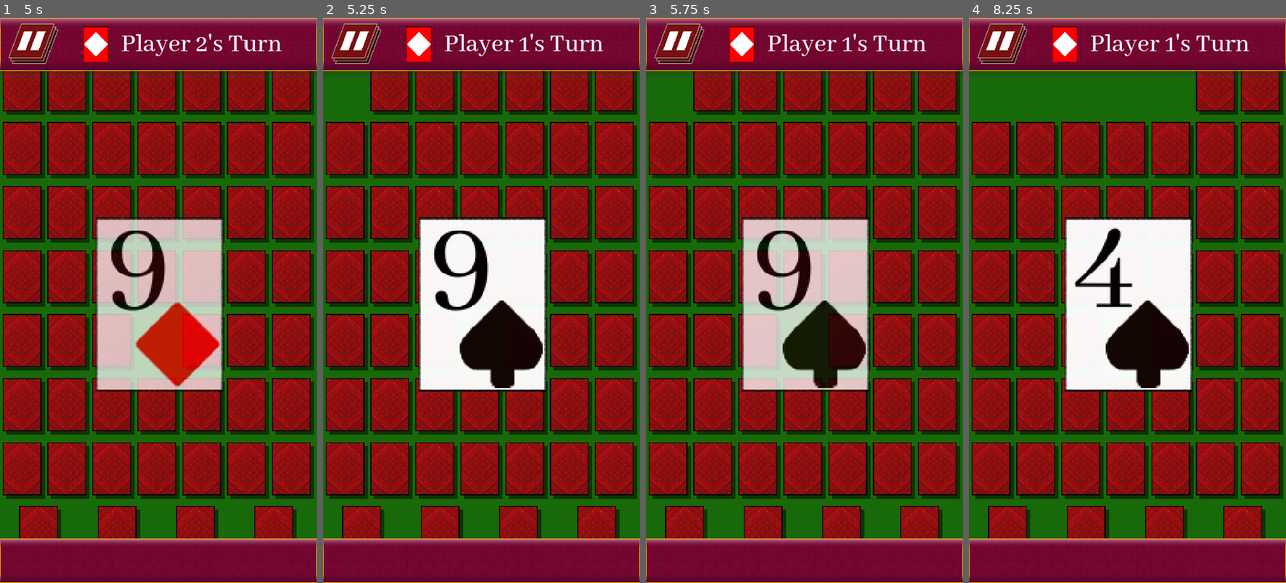
Above: before the commit, frames 1-4 (left to right).
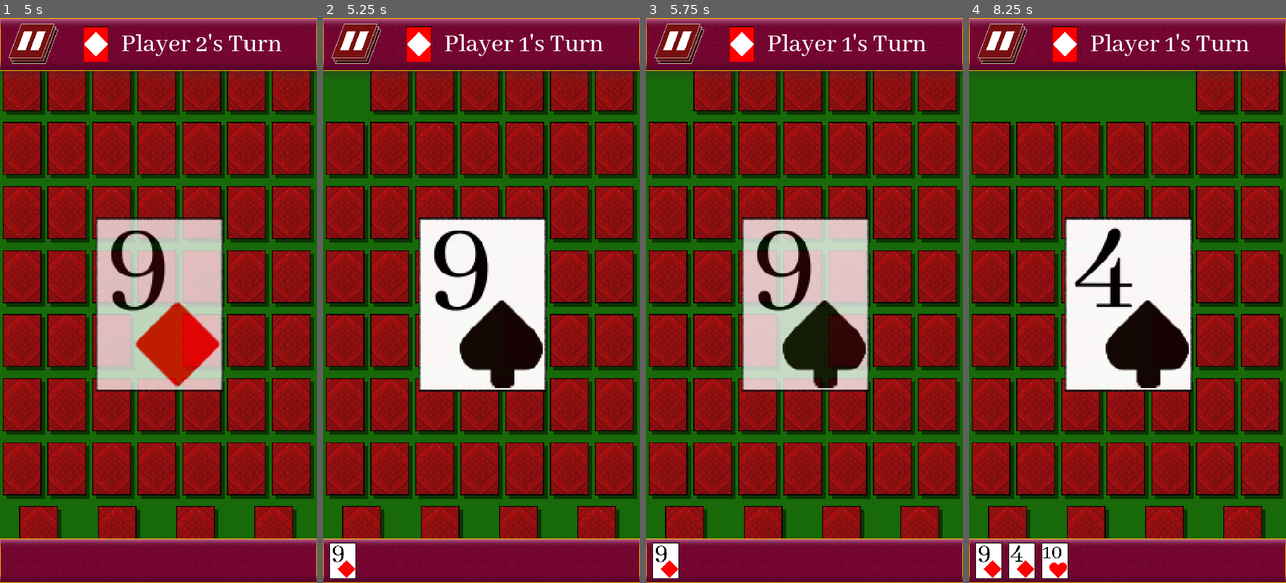
Above: after the commit, the same moments.

Repository: Yavuz7/LuckyDeck
Game: Godot game, scene res://Scripts/main_menu.tscn
Two runs of this game, one before a commit and one after it. Both use one fixed random seed, a clock stepped at 60 frames per second and the inputs below.
Inputs (mouse positions are in pixels of both pictures, inside the frame that each line leads up to):
- Up to frame 1 (5 s): click (158, 136) at 0.5 s; click "Play" at 1.25 s; click "Play" at 2 s; click "Continue" at 2.75 s; click "Start Game" at 3.5 s; click "Rules" at 4.25 s
- Up to frame 2 (5.25 s): click (348, 85) at 5.02 s
- Up to frame 3 (5.75 s): no input
- Up to frame 4 (8.25 s): click (1038, 85) at 5.77 s; click (1083, 85) at 6.52 s; click (1127, 85) at 7.27 s; click (1171, 85) at 8.02 s

Frame 1 is identical in both runs. In frame 2, 0.5% of the frame differs, in the area x 2-11%, y 92-100%; in frame 3, 0.5%; in frame 4, 1.6%, in the area x 2-32%, y 92-100%.

Commit message:
Made card carousel git add .git add .git add .

Diff:
--- a/Menus/Game.tscn
+++ b/Menus/Game.tscn
@@ -192,6 +192,7 @@
 
 [node name="currentPlayerCards" type="HBoxContainer" parent="ButtonSceneFooter/BottomGui/ScrollContainer"]
 layout_mode = 2
+theme_override_constants/separation = 15
 
 [node name="SettingsMenu" type="Control" parent="."]
 visible = false
--- a/Scripts/Game.gd
+++ b/Scripts/Game.gd
@@ -15,3 +15,4 @@
 	GameManager.card_animator = $drawnCard/cardAnimator
 	GameManager.playerDisplay = $gameHeader/TopGui/HSplitContainer/HBoxContainer/CurrentPlayerName
 	GameManager.turnPlayerFavoriteCard = $gameHeader/TopGui/HSplitContainer/HBoxContainer/turnPlayerFavoriteCard
+	GameManager.footerDisplay = $ButtonSceneFooter/BottomGui/ScrollContainer/currentPlayerCards
--- a/Scripts/GameManager.gd
+++ b/Scripts/GameManager.gd
@@ -29,6 +29,7 @@
 var playerFavoriteCards = {}
 
 var outPlayers = Array()
+
 
 # Called when the node enters the scene tree for the first time.
 func _ready():
@@ -102,6 +103,22 @@
 
 	playerDisplay.text = "Player "+ str(currentPlayer +1) +"'s Turn"
 	turnPlayerFavoriteCard.set_texture(gamePlayers[currentPlayer].favoriteCard)
+	displayCurrentPlayerCards()
+
+func displayCurrentPlayerCards():
+	var cardsToDisplay = gamePlayers[currentPlayer].cardTextures;
+	if(footerDisplay.get_children().size() < cardsToDisplay.size()):
+		while (footerDisplay.get_children().size() < cardsToDisplay.size()):
+			var newCardPreview = TextureRect.new()
+			newCardPreview.set_stretch_mode(5)
+			newCardPreview.set_expand_mode(1)
+			newCardPreview.set_custom_minimum_size(Vector2(60,90))
+			footerDisplay.add_child(newCardPreview)
+	var i = 0
+	for cardPreview in footerDisplay.get_children():
+		cardPreview.set_texture(cardsToDisplay[i])
+		i+= 1
+	pass
 
 func checkDefeat(i):
 #	return
--- a/Scripts/main_menu.tscn
+++ b/Scripts/main_menu.tscn
@@ -1,10 +1,13 @@
-[gd_scene load_steps=6 format=3 uid="uid://c6xmhbbm5cx4n"]
+[gd_scene load_steps=9 format=3 uid="uid://c6xmhbbm5cx4n"]
 
 [ext_resource type="PackedScene" uid="uid://cvgijvugy7wxe" path="res://assets/button_scene.tscn" id="1_xqq6a"]
 [ext_resource type="Theme" uid="uid://brkyelj36ne10" path="res://Scripts/maintheme.tres" id="1_ydy77"]
 [ext_resource type="Script" path="res://Scripts/main_menu.gd" id="2_xbi84"]
 [ext_resource type="Texture2D" uid="uid://bd3eeolp5h22g" path="res://assets/Images/rectangleborderyellow.svg" id="3_23lh6"]
 [ext_resource type="Texture2D" uid="uid://bgmppv2cfhcf6" path="res://assets/Images/luckydecklogo.png" id="3_m1nn1"]
+[ext_resource type="Texture2D" uid="uid://bfv4r7hwpte2q" path="res://assets/Images/buttonpattern2.png" id="4_wwdqv"]
+[ext_resource type="Texture2D" uid="uid://dsyec6g04gdst" path="res://assets/Images/Buttons/buttonhighlights.svg" id="5_wgmo3"]
+[ext_resource type="Texture2D" uid="uid://dtbej557ikw1a" path="res://assets/Images/boxshadow.svg" id="6_hje4y"]
 
 [node name="MainMenu" type="Control"]
 layout_mode = 3
@@ -46,9 +49,47 @@
 theme_override_constants/separation = 100
 alignment = 1
 
-[node name="ButtonLogo" parent="mainMenuButtons" instance=ExtResource("1_xqq6a")]
+[node name="ButtonLogo" type="Button" parent="mainMenuButtons"]
 custom_minimum_size = Vector2(0, 220)
 layout_mode = 2
+theme = ExtResource("1_ydy77")
+icon_alignment = 1
+expand_icon = true
+
+[node name="Texturedtexture" type="TextureRect" parent="mainMenuButtons/ButtonLogo"]
+layout_mode = 1
+anchors_preset = 15
+anchor_right = 1.0
+anchor_bottom = 1.0
+grow_horizontal = 2
+grow_vertical = 2
+texture = ExtResource("4_wwdqv")
+expand_mode = 1
+
+[node name="TextureRect" type="TextureRect" parent="mainMenuButtons/ButtonLogo"]
+layout_mode = 1
+anchors_preset = 15
+anchor_right = 1.0
+anchor_bottom = 1.0
+offset_top = 1.0
+offset_bottom = -1.0
+grow_horizontal = 2
+grow_vertical = 2
+texture = ExtResource("5_wgmo3")
+expand_mode = 1
+
+[node name="TextureRect2" type="TextureRect" parent="mainMenuButtons/ButtonLogo"]
+custom_minimum_size = Vector2(0, 25)
+layout_mode = 1
+anchors_preset = 12
+anchor_top = 1.0
+anchor_right = 1.0
+anchor_bottom = 1.0
+offset_bottom = 25.0
+grow_horizontal = 2
+grow_vertical = 0
+texture = ExtResource("6_hje4y")
+expand_mode = 1
 
 [node name="TextureRect3" type="TextureRect" parent="mainMenuButtons/ButtonLogo"]
 layout_mode = 1
